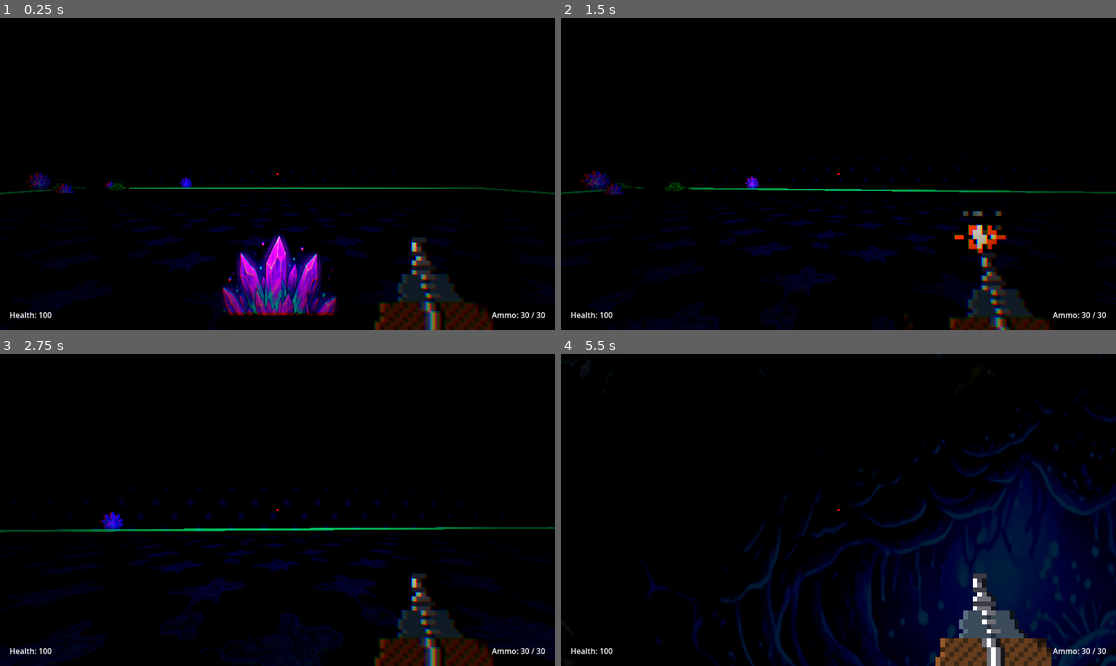
Above: before the commit, frames 1-4 (two rows, left to right).
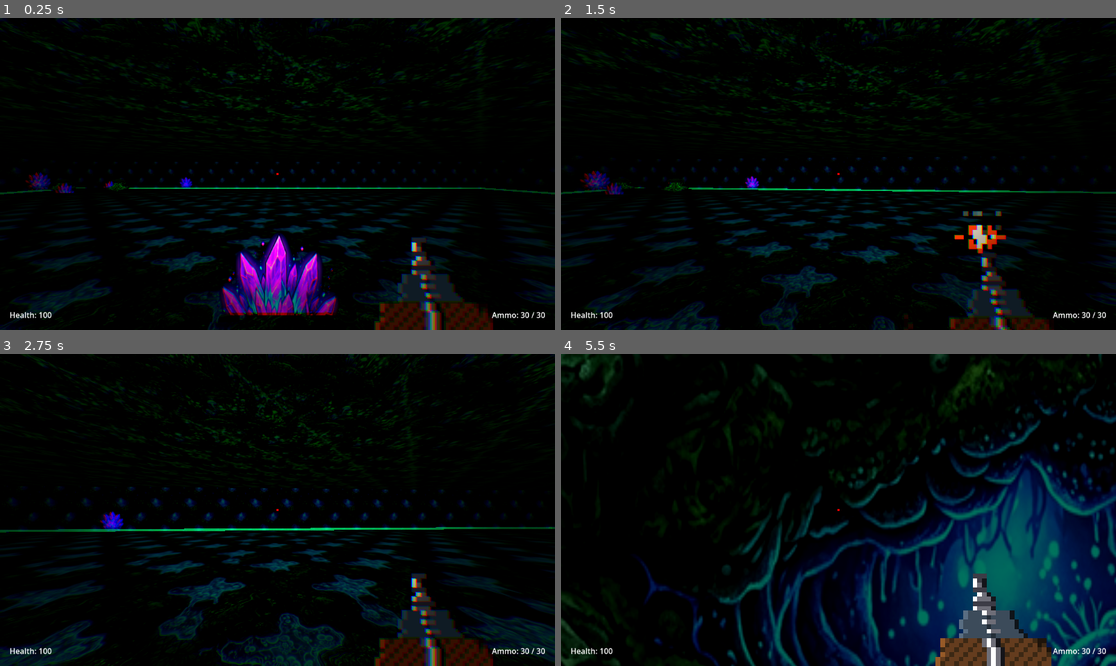
Above: after the commit, the same moments.

Repository: coachbrown1/BoomerLooterShooter
Game: Godot game, scene res://Scenes/World/dungeon.tscn
The game is run twice, just before and just after one commit, with the same random seed, the same clock (stepped at 60 frames per second) and the same inputs.
Inputs (mouse positions are in pixels of both pictures, inside the frame that each line leads up to):
- Up to frame 1 (0.25 s): no input
- Up to frame 2 (1.5 s): tap Enter at 0.5 s; move the mouse to (866, 174) at 0.52 s; hold W (move_forward) from 0.53 s (still down); tap E (interact) at 0.6 s; tap Space (jump) at 0.77 s; move the mouse to (810, 174) at 1.27 s; click (810, 174) at 1.35 s
- Up to frame 3 (2.75 s): keep holding W (move_forward); tap Space (jump) at 1.52 s; move the mouse to (288, 503) at 2.02 s; hold Shift (sprint) from 2.03 s (still down)
- Up to frame 4 (5.5 s): keep holding W (move_forward); move the mouse to (832, 516) at 2.77 s; release Shift (sprint) at 2.78 s; tap G at 2.85 s; tap Space (jump) at 3.02, 3.77, 4.52 s; move the mouse to (877, 513) at 3.52 s; tap E (interact) at 3.6 s; move the mouse to (794, 506) at 4.27 s; click (794, 506) at 4.35 s; move the mouse to (844, 510) at 5.02 s; hold Shift (sprint) from 5.03 s (still down)

The runs differ from the first frame. In frame 1, 3.5% of the frame differs, in the area x 0-100%, y 0-100%; in frame 2, 4.3%; in frame 3, 6.0%; in frame 4, 22%.

Commit message:
Add biome emission tweaks

Diff:
--- /dev/null
+++ b/boomer-shooter/Data/enemies/fallback_enemy_roster.tres
@@ -0,0 +1,99 @@
+[gd_resource type="Resource" script_class="EnemyRosterData" format=3]
+
+[ext_resource type="Script" path="res://Scripts/Data/enemy_roster_data.gd" id="1_enemy_roster_data"]
+
+[resource]
+script = ExtResource("1_enemy_roster_data")
+enemy_roster = Array[Dictionary]([{
+"scene": "res://Scenes/Enemies/skeleton.tscn",
+"sprite": "res://Assets/Enemies/Skeleton/skeleton_spritesheet.png",
+"cost": 1.0,
+"biomes": PackedStringArray("crypt"),
+"min_floor": 1,
+"name": "Skeleton",
+"scale": 1.4
+}, {
+"scene": "res://Scenes/Enemies/goblin_melee.tscn",
+"sprite": "res://Assets/Enemies/GoblinForward/goblin_forward_spritesheet.png",
+"cost": 1.0,
+"biomes": PackedStringArray("fungal", "crypt"),
+"min_floor": 1,
+"name": "Goblin",
+"scale": 1.15,
+"hframes": 8
+}, {
+"scene": "res://Scenes/Enemies/goblin_archer.tscn",
+"sprite": "res://Assets/Enemies/GoblinArcherForward/goblin_archer_forward_spritesheet.png",
+"cost": 1.5,
+"biomes": PackedStringArray("fungal", "crypt"),
+"min_floor": 1,
+"name": "GoblinArcher",
+"scale": 1.15,
+"hframes": 8
+}, {
+"scene": "res://Scenes/Enemies/kobold.tscn",
+"sprite": "res://Assets/Enemies/Kobold/kobold_spritesheet.png",
+"cost": 1.0,
+"biomes": PackedStringArray("lava", "crypt"),
+"min_floor": 1,
+"name": "Kobold",
+"scale": 1.1
+}, {
+"scene": "res://Scenes/Enemies/orc.tscn",
+"sprite": "res://Assets/Enemies/Orc/orc_spritesheet.png",
+"cost": 2.0,
+"biomes": PackedStringArray("fungal", "crypt"),
+"min_floor": 2,
+"name": "Orc",
+"scale": 1.7
+}, {
+"scene": "res://Scenes/Enemies/cultist.tscn",
+"sprite": "res://Assets/Enemies/Cultist/cultist_spritesheet.png",
+"cost": 2.0,
+"biomes": PackedStringArray("crypt"),
+"min_floor": 2,
+"name": "Cultist",
+"scale": 1.4
+}, {
+"scene": "res://Scenes/Enemies/flaming_skull.tscn",
+"sprite": "res://Assets/Enemies/FlamingSkull/flaming_skull_spritesheet.png",
+"cost": 2.0,
+"biomes": PackedStringArray("lava"),
+"min_floor": 2,
+"name": "FlamingSkull",
+"scale": 1.0
+}, {
+"scene": "res://Scenes/Enemies/death_knight.tscn",
+"sprite": "res://Assets/Enemies/DeathKnight/death_knight_spritesheet.png",
+"cost": 3.0,
+"biomes": PackedStringArray("crypt"),
+"min_floor": 3,
+"name": "DeathKnight",
+"scale": 1.8
+}, {
+"scene": "res://Scenes/Enemies/gargoyle.tscn",
+"sprite": "res://Assets/Enemies/Gargoyle/gargoyle_spritesheet.png",
+"cost": 3.0,
+"biomes": PackedStringArray("crypt", "lava"),
+"min_floor": 3,
+"name": "Gargoyle",
+"scale": 1.5
+}, {
+"scene": "res://Scenes/Enemies/fungal_cube.tscn",
+"sprite": "res://Assets/Enemies/FungalCube/fungalcube_spritesheet.png",
+"cost": 3.0,
+"biomes": PackedStringArray("fungal"),
+"min_floor": 3,
+"name": "FungalCube",
+"scale": 2.2,
+"hframes": 8
+}, {
+"scene": "res://Scenes/Enemies/spore_husk.tscn",
+"sprite": "res://Assets/Enemies/SporeHusk/sporehusk_spritesheet.png",
+"cost": 1.5,
+"biomes": PackedStringArray("fungal"),
+"min_floor": 1,
+"name": "SporeHusk",
+"scale": 1.5,
+"hframes": 8
+}])
--- /dev/null
+++ b/boomer-shooter/Scripts/Data/enemy_roster_data.gd
@@ -0,0 +1,5 @@
+@tool
+extends Resource
+class_name EnemyRosterData
+
+@export var enemy_roster: Array[Dictionary] = []
--- a/boomer-shooter/Scripts/Dungeon/dungeon_builder.gd
+++ b/boomer-shooter/Scripts/Dungeon/dungeon_builder.gd
@@ -278,12 +278,33 @@
 			var tex = load(tex_path)
 			if tex:
 				mat.albedo_texture = tex
+
+				# Enable emission to make the brightest parts of the tiles 'pop'
+				mat.emission_enabled = true
+				mat.emission_texture = tex
+				mat.emission_operator = StandardMaterial3D.EMISSION_OP_MULTIPLY
+
+				var emission_energy := 0.2
 				if biome == "fungal":
+					emission_energy = 0.4
+					mat.emission = Color(0.4, 0.8, 0.5) # Subtler green
 					mat.texture_filter = BaseMaterial3D.TEXTURE_FILTER_LINEAR_WITH_MIPMAPS
 					mat.uv1_scale = Vector3(1.0, 1.0, 1.0)
+				elif biome == "lava":
+					emission_energy = 0.7
+					mat.emission = Color(1.0, 0.2, 0.0) # Hot orange tint
+					mat.texture_filter = BaseMaterial3D.TEXTURE_FILTER_NEAREST
+					mat.uv1_scale = Vector3(2.0, 2.0, 2.0)
+				elif biome == "crypt":
+					emission_energy = 0.15
+					mat.emission = Color(0.2, 0.3, 0.6) # Very subtle blue highlights
+					mat.texture_filter = BaseMaterial3D.TEXTURE_FILTER_NEAREST
+					mat.uv1_scale = Vector3(2.0, 2.0, 2.0)
 				else:
 					mat.texture_filter = BaseMaterial3D.TEXTURE_FILTER_NEAREST
 					mat.uv1_scale = Vector3(2.0, 2.0, 2.0)
+
+				mat.emission_energy_multiplier = emission_energy
 		mats.append(mat)
 
 	if mats.is_empty():
--- a/boomer-shooter/Scripts/Systems/encounter_system.gd
+++ b/boomer-shooter/Scripts/Systems/encounter_system.gd
@@ -6,112 +6,7 @@
 const THREAT_DEPTH_SCALE: float = 2.0
 const THREAT_SIZE_SCALE: float = 0.05
 
-# Enemy definitions: { scene, cost, biomes[], min_floor }
-const ENEMY_ROSTER: Array = [
-	{
-		"scene": "res://Scenes/Enemies/skeleton.tscn",
-		"sprite": "res://Assets/Enemies/Skeleton/skeleton_spritesheet.png",
-		"cost": 1.0,
-		"biomes": ["crypt"],
-		"min_floor": 1,
-		"name": "Skeleton",
-		"scale": 1.4,
-	},
-	{
-		"scene": "res://Scenes/Enemies/goblin_melee.tscn",
-		"sprite": "res://Assets/Enemies/GoblinForward/goblin_forward_spritesheet.png",
-		"cost": 1.0,
-		"biomes": ["fungal", "crypt"],
-		"min_floor": 1,
-		"name": "Goblin",
-		"scale": 1.15,
-		"hframes": 8,
-	},
-	{
-		"scene": "res://Scenes/Enemies/goblin_archer.tscn",
-		"sprite": "res://Assets/Enemies/GoblinArcherForward/goblin_archer_forward_spritesheet.png",
-		"cost": 1.5,
-		"biomes": ["fungal", "crypt"],
-		"min_floor": 1,
-		"name": "GoblinArcher",
-		"scale": 1.15,
-		"hframes": 8,
-	},
-	{
-		"scene": "res://Scenes/Enemies/kobold.tscn",
-		"sprite": "res://Assets/Enemies/Kobold/kobold_spritesheet.png",
-		"cost": 1.0,
-		"biomes": ["lava", "crypt"],
-		"min_floor": 1,
-		"name": "Kobold",
-		"scale": 1.1,
-	},
-	{
-		"scene": "res://Scenes/Enemies/orc.tscn",
-		"sprite": "res://Assets/Enemies/Orc/orc_spritesheet.png",
-		"cost": 2.0,
-		"biomes": ["fungal", "crypt"],
-		"min_floor": 2,
-		"name": "Orc",
-		"scale": 1.7,
-	},
-	{
-		"scene": "res://Scenes/Enemies/cultist.tscn",
-		"sprite": "res://Assets/Enemies/Cultist/cultist_spritesheet.png",
-		"cost": 2.0,
-		"biomes": ["crypt"],
-		"min_floor": 2,
-		"name": "Cultist",
-		"scale": 1.4,
-	},
-	{
-		"scene": "res://Scenes/Enemies/flaming_skull.tscn",
-		"sprite": "res://Assets/Enemies/FlamingSkull/flaming_skull_spritesheet.png",
-		"cost": 2.0,
-		"biomes": ["lava"],
-		"min_floor": 2,
-		"name": "FlamingSkull",
-		"scale": 1.0,
-	},
-	{
-		"scene": "res://Scenes/Enemies/death_knight.tscn",
-		"sprite": "res://Assets/Enemies/DeathKnight/death_knight_spritesheet.png",
-		"cost": 3.0,
-		"biomes": ["crypt"],
-		"min_floor": 3,
-		"name": "DeathKnight",
-		"scale": 1.8,
-	},
-	{
-		"scene": "res://Scenes/Enemies/gargoyle.tscn",
-		"sprite": "res://Assets/Enemies/Gargoyle/gargoyle_spritesheet.png",
-		"cost": 3.0,
-		"biomes": ["crypt", "lava"],
-		"min_floor": 3,
-		"name": "Gargoyle",
-		"scale": 1.5,
-	},
-	{
-		"scene": "res://Scenes/Enemies/fungal_cube.tscn",
-		"sprite": "res://Assets/Enemies/FungalCube/fungalcube_spritesheet.png",
-		"cost": 3.0,
-		"biomes": ["fungal"],
-		"min_floor": 3,
-		"name": "FungalCube",
-		"scale": 2.2,
-		"hframes": 8,
-	},
-	{
-		"scene": "res://Scenes/Enemies/spore_husk.tscn",
-		"sprite": "res://Assets/Enemies/SporeHusk/sporehusk_spritesheet.png",
-		"cost": 1.5,
-		"biomes": ["fungal"],
-		"min_floor": 1,
-		"name": "SporeHusk",
-		"scale": 1.5,
-		"hframes": 8,
-	},
-]
+const FALLBACK_ROSTER_DATA: Resource = preload("res://Data/enemies/fallback_enemy_roster.tres")
 
 var rng: RandomNumberGenerator
 
@@ -133,9 +28,17 @@
 		budget = ceil(budget * 0.5)
 
 	# Filter valid enemies for this biome + floor
-	var roster: Array = ENEMY_ROSTER
+	var roster: Array = []
 	if _has_biome_data(biome_data) and not biome_data.enemy_roster.is_empty():
 		roster = biome_data.enemy_roster
+	else:
+		push_error("EncounterSystem: Missing or empty enemy_roster for biome '%s' on floor %d. Using fallback roster data table." % [room.biome, floor_num])
+		if FALLBACK_ROSTER_DATA != null and not FALLBACK_ROSTER_DATA.enemy_roster.is_empty():
+			roster = FALLBACK_ROSTER_DATA.enemy_roster
+
+	if roster.is_empty():
+		push_error("EncounterSystem: Fallback enemy roster is also empty. No enemies will spawn.")
+		return
 
 	var valid: Array = []
 	for entry in roster:
Not shown, added: boomer-shooter/Scripts/Data/enemy_roster_data.gd.uid
